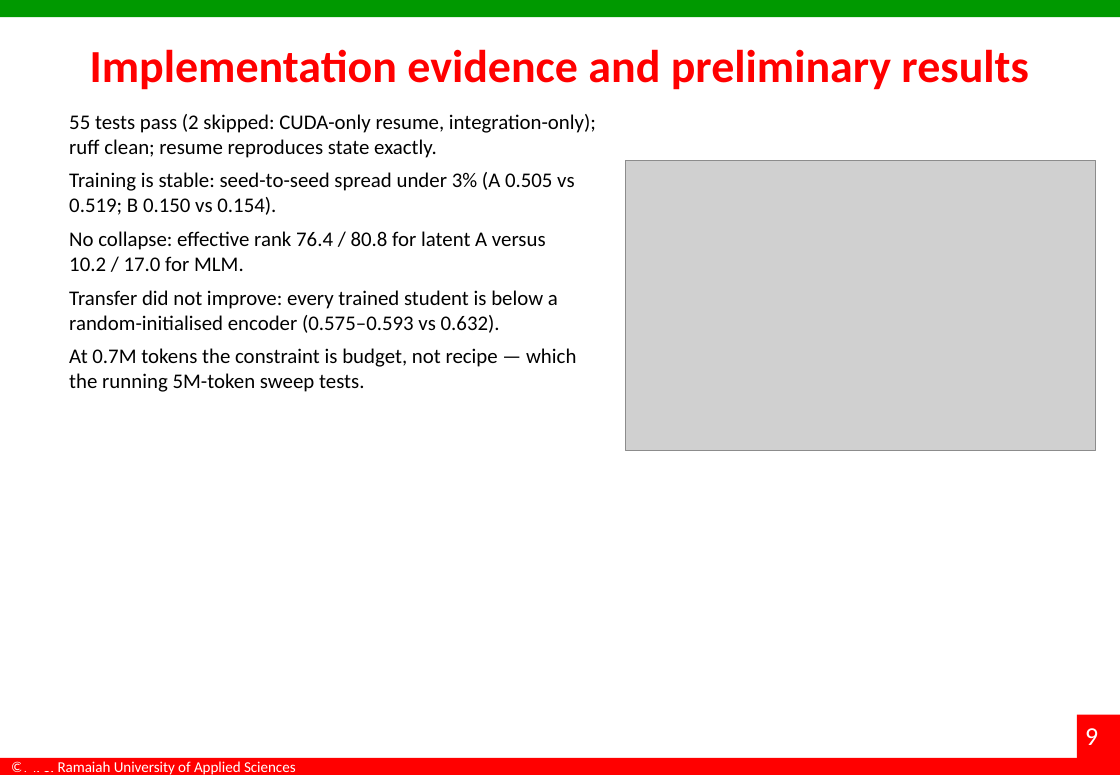
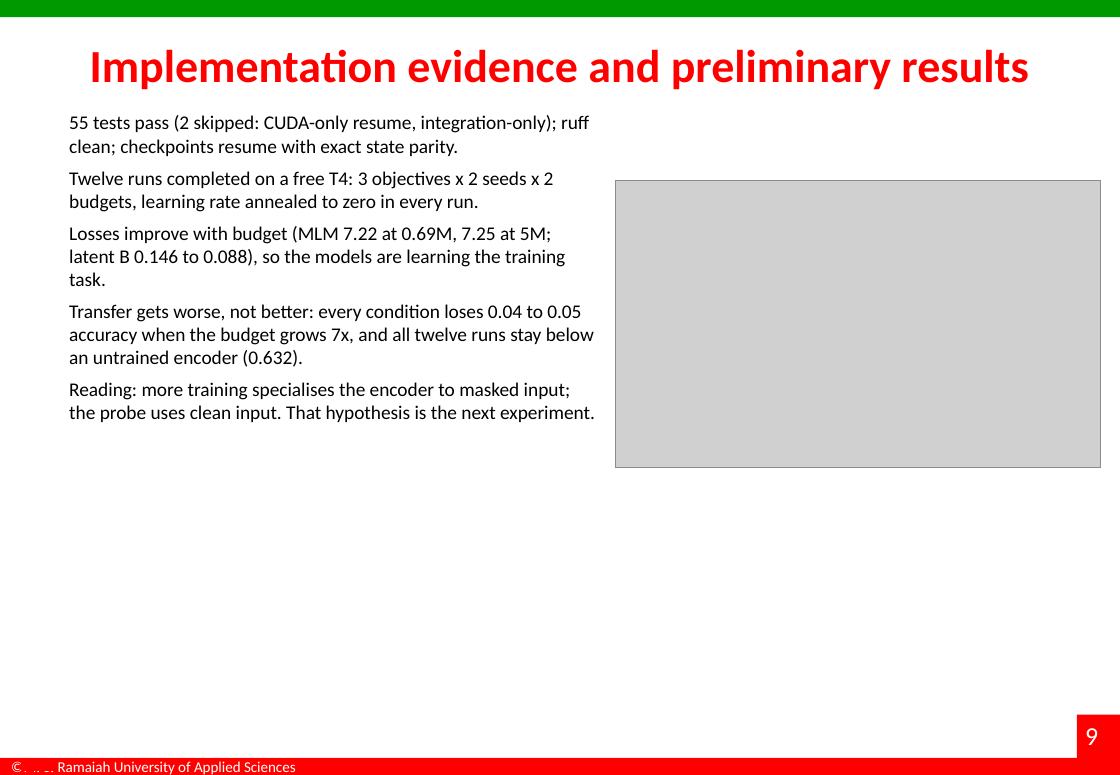
Before and after one commit to dakshadev/7th-sem, a slide deck: slide 9 of docs/Interim_Project_Presentation_7th-sem.pptx. Drawn at 1120x775 pixels with LibreOffice and Linux fonts; fonts in the diff are those of the drawing; grey boxes stand for pictures; background and template pictures are left out. Boxes give left, top, right and bottom in pixels: in the first picture for what was removed or moved away, otherwise in the second. Text is boxed around its words. In the diff, an @@ line names an element or a change of style, - is before the commit and + after.

Commit message:
results: annealed budget sweep — transfer degrades with budget and never beats the untrained encoder
Twelve runs (3 objectives x 2 seeds x 2 budgets) with the learning-rate schedule
annealed to zero in every run. No condition beats a random-initialised encoder at
either budget, and a 7x larger budget costs 0.04-0.05 accuracy while training loss
improves. The earlier non-annealed pass is kept and explicitly marked superseded.
Interim deck updated with the budget chart and corrected result wording.

```diff
--- a/docs/Interim_Project_Presentation_7th-sem.pptx
+++ b/docs/Interim_Project_Presentation_7th-sem.pptx
@@ text at [69,115,595,422]: text changed; size 14.5 to 13.5 pt @@
-55 tests pass (2 skipped: CUDA-only resume, integration-only); ruff clean; resume reproduces state exactly.
-Training is stable: seed-to-seed spread under 3% (A 0.505 vs 0.519; B 0.150 vs 0.154).
-No collapse: effective rank 76.4 / 80.8 for latent A versus 10.2 / 17.0 for MLM.
-Transfer did not improve: every trained student is below a random-initialised encoder (0.575–0.593 vs 0.632).
-At 0.7M tokens the constraint is budget, not recipe — which the running 5M-token sweep tests.
+55 tests pass (2 skipped: CUDA-only resume, integration-only); ruff clean; checkpoints resume with exact state parity.
+Twelve runs completed on a free T4: 3 objectives x 2 seeds x 2 budgets, learning rate annealed to zero in every run.
+Losses improve with budget (MLM 7.22 at 0.69M, 7.25 at 5M; latent B 0.146 to 0.088), so the models are learning the training task.
+Transfer gets worse, not better: every condition loses 0.04 to 0.05 accuracy when the budget grows 7x, and all twelve runs stay below an untrained encoder (0.632).
+Reading: more training specialises the encoder to masked input; the probe uses clean input. That hypothesis is the next experiment.
@@ picture: place and size @@
-picture at [626,160,1096,451]
+picture at [615,181,1101,468]
```
Also in this commit, not shown: 2 other slides changed, 6 other files.
